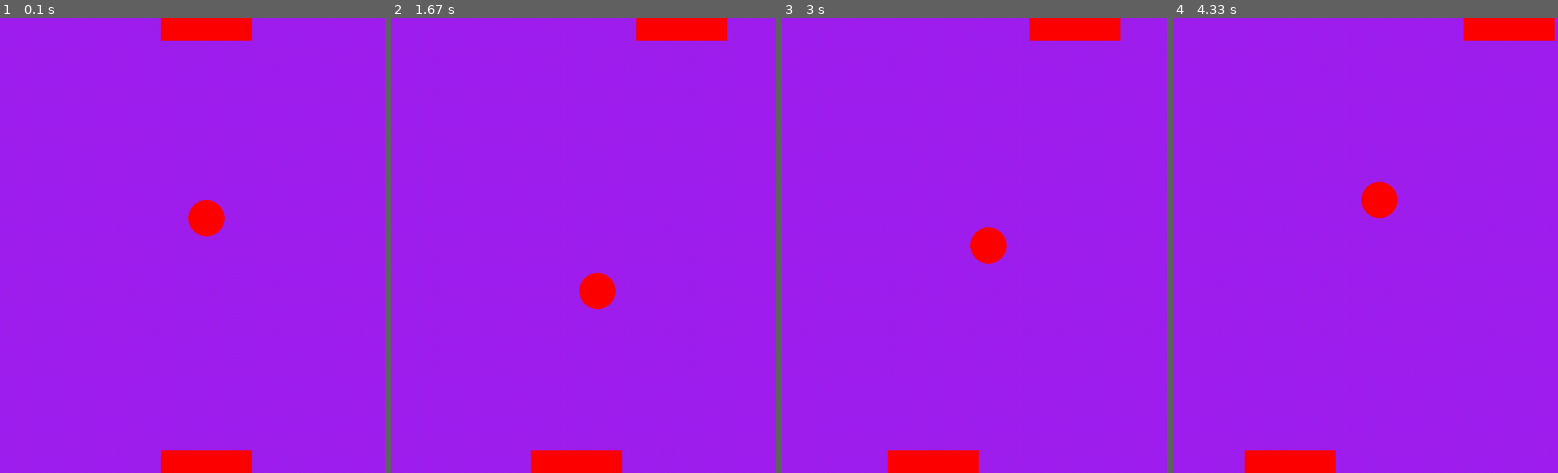
Above: before the commit, frames 1-4 (left to right).
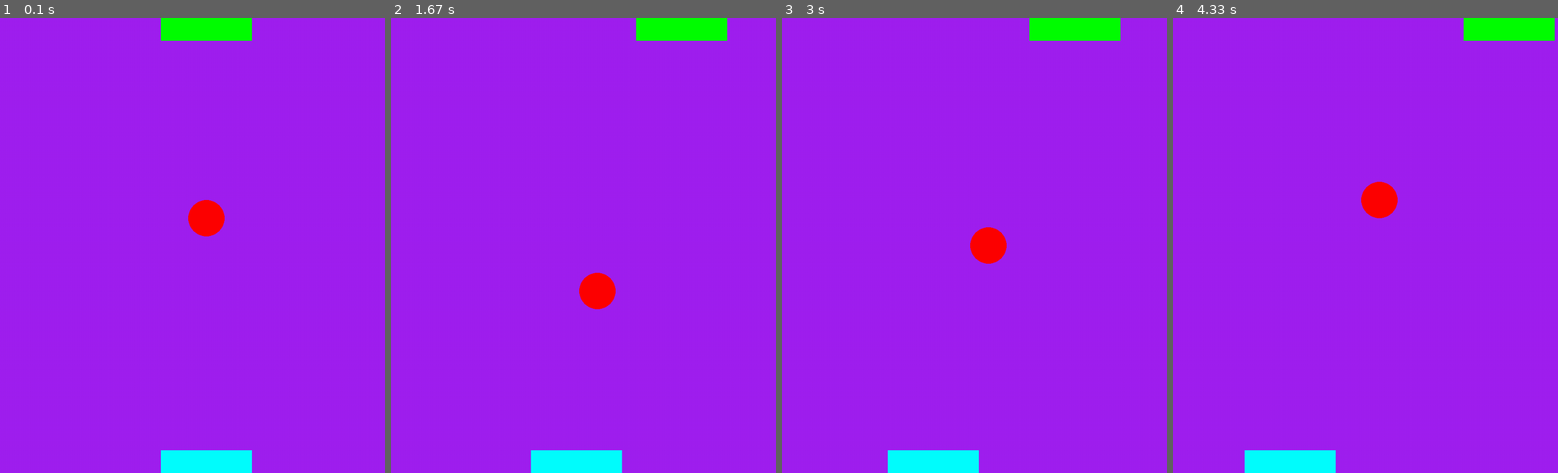
Above: after the commit, the same moments.

Repository: coolant9/computer_program
Game: pygame game, started from pygame/lesson2.py
Same seed, same stepped clock (60 frames per second), same inputs: the game is played once before the commit and once after it.
Inputs:
- Up to frame 1 (0.1 s): no input
- Up to frame 2 (1.67 s): hold D 0.33-0.8 s; hold D 0.83-1.3 s; tap J at 0.9, 1.2, 1.4 s; hold A from 1.33 s (still down)
- Up to frame 3 (3 s): tap J at 1.7, 1.97, 2.27, 2.4, 2.7 s; release A at 1.87 s; hold A 1.9-2.3 s; hold D 2.33-2.97 s
- Up to frame 4 (4.33 s): hold A 3-3.47 s; tap J at 3.07, 3.37, 3.57, 3.87, 4.07 s; hold D 3.5-3.97 s; hold D from 4 s (still down)

The runs differ from the first frame. In frame 1, 2.4% of the frame differs, in the area x 41-66%, y 0-100%; in frame 2, 2.4%, in the area x 36-88%, y 0-100%; in frame 3, 2.4%; in frame 4, 2.4%.

Commit message:
refactored and recolored

Diff:
--- a/pygame/lesson2.py
+++ b/pygame/lesson2.py
@@ -1,6 +1,8 @@
 # Example file showing a circle moving on screen
 import pygame
-
+def update_player_pos(d,player_pos):
+    player_pos.y += d*10
+    return player_pos
 # pygame setup
 pygame.init()
 screen = pygame.display.set_mode((1000,1000))
@@ -21,7 +23,7 @@
 
     # fill the screen with a color to wipe away anything from last frame
     screen.fill("purple")
-    player_pos.y += d*10
+    player_pos = update_player_pos(d,player_pos)
     pygame.draw.circle(screen, "red",player_pos , 40)
     if player_pos.y == 50:
         d = 1
@@ -29,8 +31,8 @@
         d = -1
     rectangle1 = pygame.Rect(rectangle1_left,0, 200, 50)
     rectangle2 = pygame.Rect(rectangle2_left,950, 200, 50)
-    pygame.draw.rect(screen,'red', rectangle1)
-    pygame.draw.rect(screen,'red', rectangle2)
+    pygame.draw.rect(screen,'green', rectangle1)
+    pygame.draw.rect(screen,'cyan', rectangle2)
     keys = pygame.key.get_pressed()
 
     if keys[pygame.K_a]:
